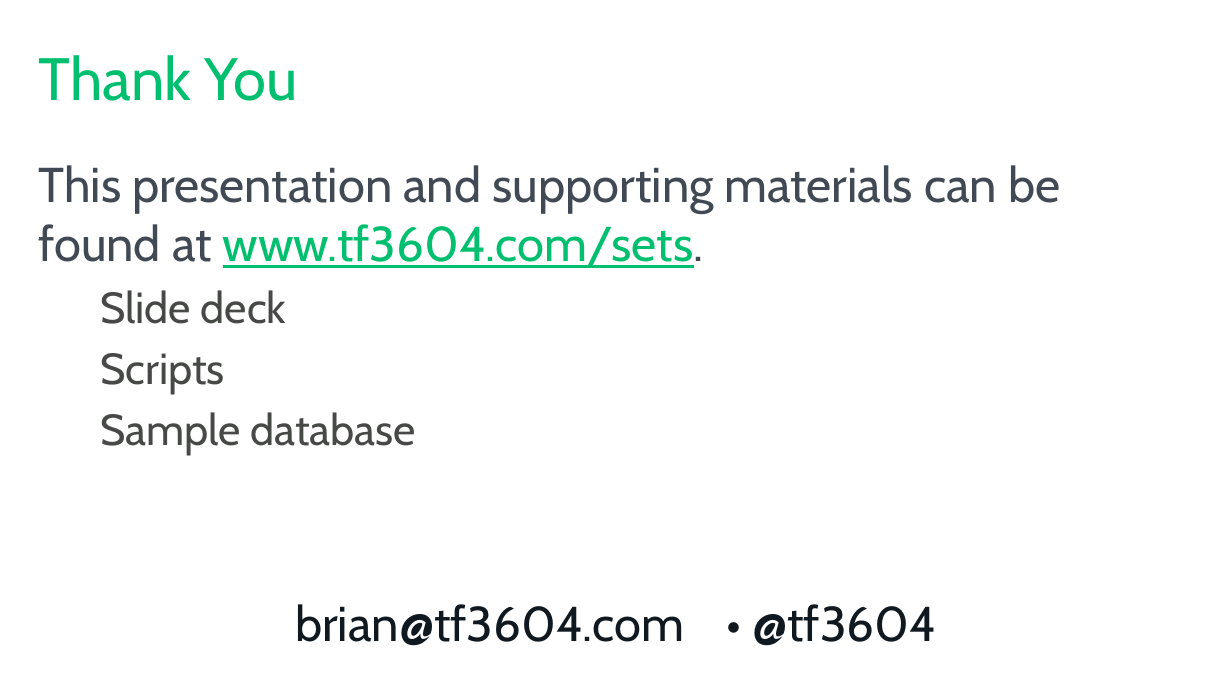
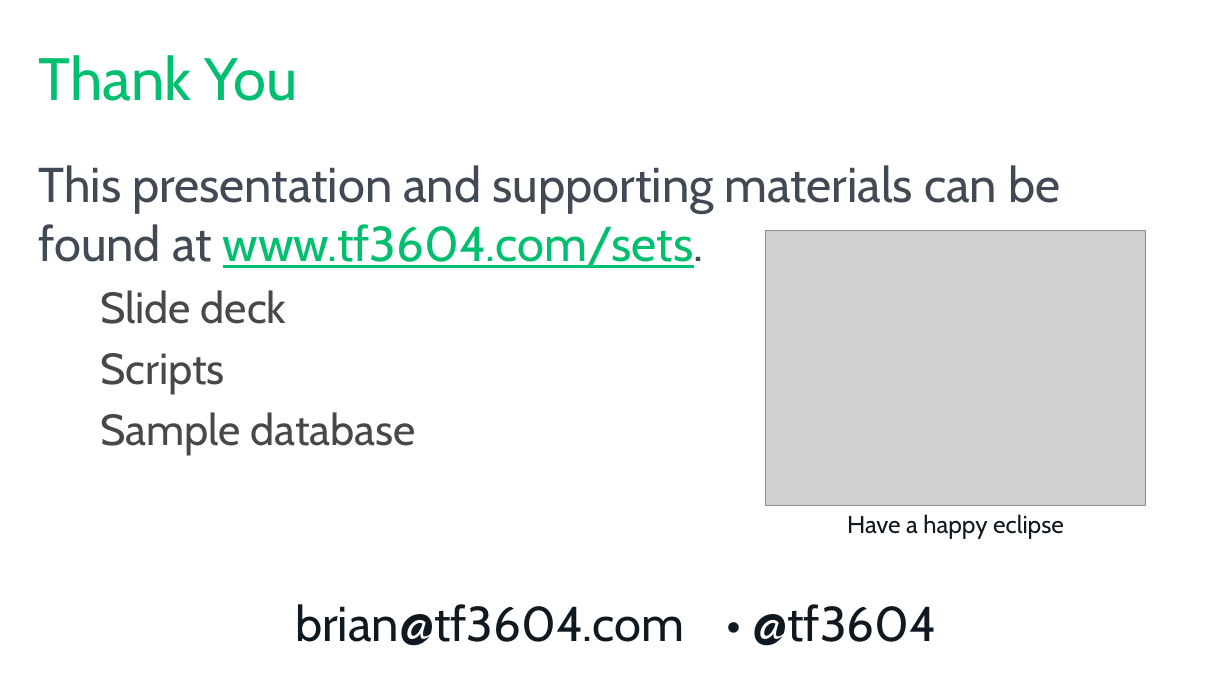
Before and after one commit to tf3604/SetMeUp, a slide deck: slide 30 of HowToThinkInSets.pptx. Drawn at 1232x693 pixels with LibreOffice and Linux fonts; fonts in the diff are those of the drawing; grey boxes stand for pictures; background and template pictures are left out. Boxes give left, top, right and bottom in pixels: in the first picture for what was removed or moved away, otherwise in the second. Text is boxed around its words. In the diff, an @@ line names an element or a change of style, - is before the commit and + after.

Commit message:
Add eclipse picture.

```diff
--- a/HowToThinkInSets.pptx
+++ b/HowToThinkInSets.pptx
@@ picture added at <box>766,231,1146,506</box> @@
@@ text added at <box>847,514,1064,539</box>, 18 pt, text #101820 @@
+Have a happy eclipse
```
